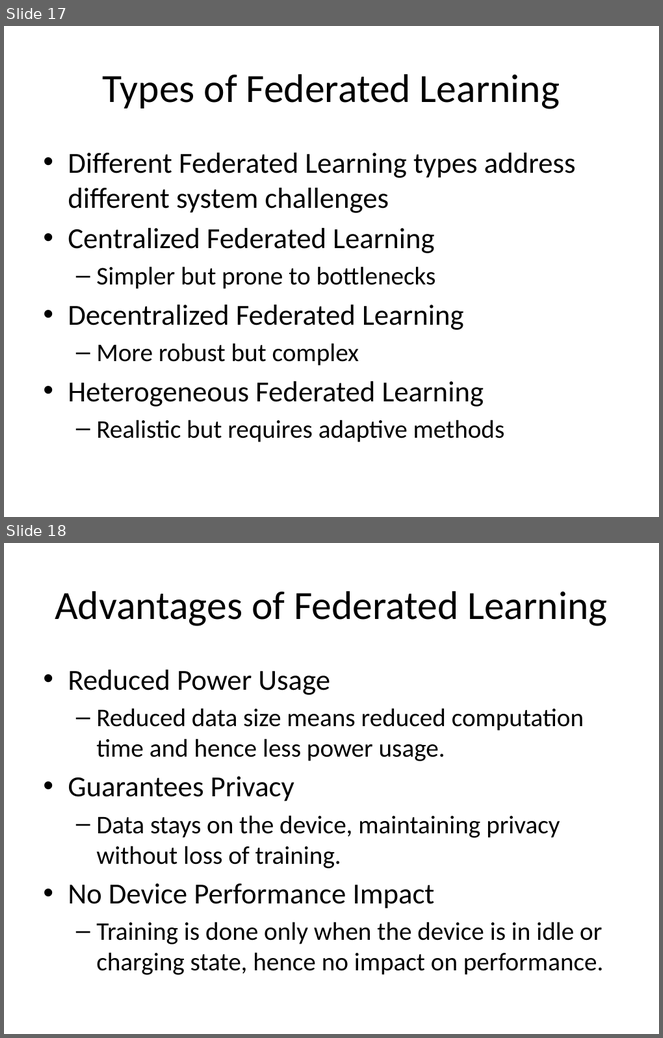
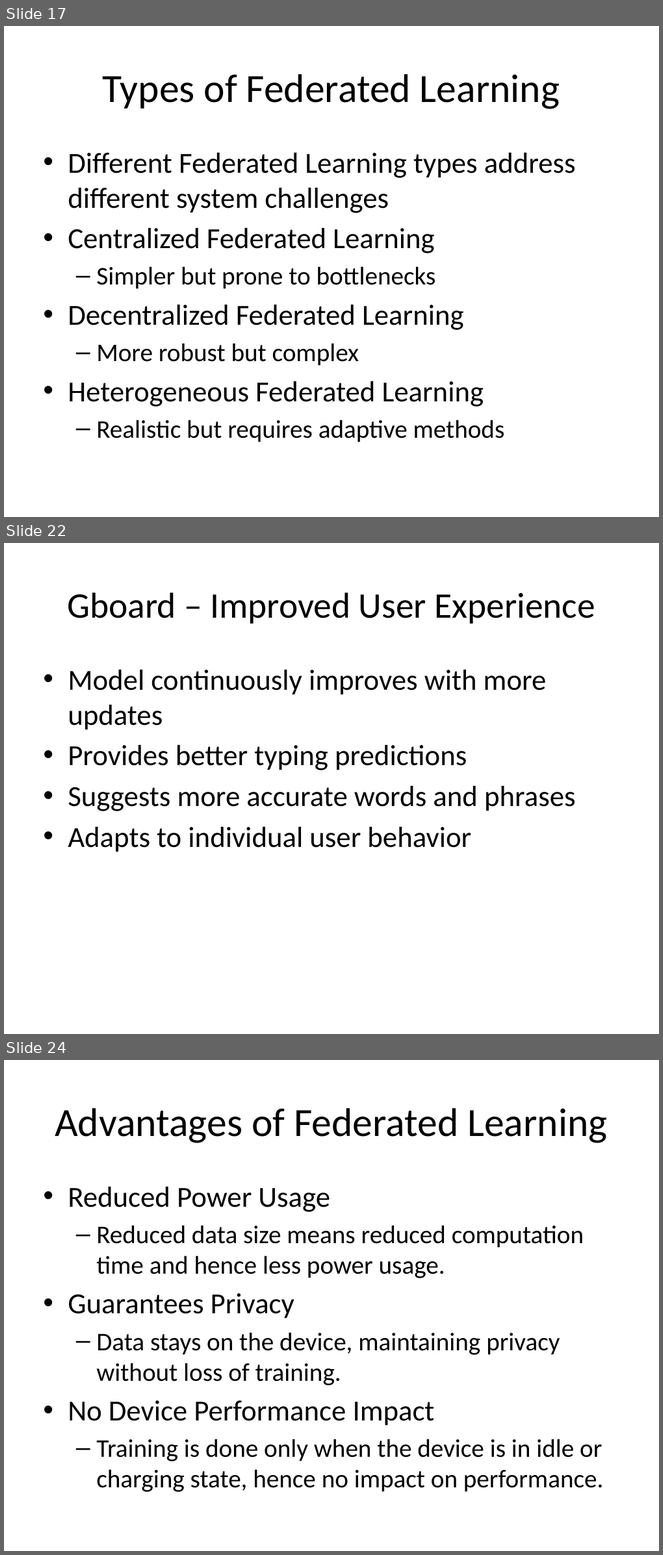
Before and after one commit to look4pritam/FederatedLearning, a slide deck: Presentations/FederatedLearning.pptx. Shown one above the other, each under a label of ours: slides 17 and 18 before the commit, slides 17, 22 and 24 after it; the slides between them are not shown. The pictures are 663x1038 and 663x1555 pixels, drawn with LibreOffice and Linux fonts; fonts in the diff are those of the drawing. Boxes give left, top, right and bottom in pixels: in the first picture for what was removed or moved away, otherwise in the second. Text is boxed around its words. In the diff, an @@ line names an element or a change of style, - is before the commit and + after.

```diff
--- a/Presentations/FederatedLearning.pptx
+++ b/Presentations/FederatedLearning.pptx
@@ slide 22 added at [4,543,659,1034], background #FFFFFF @@
@@ title added at [67,592,595,624], 39.6 pt, text #000000 @@
+Gboard – Improved User Experience
@@ text added at [68,670,576,852], 32 pt, text #000000 @@
+• Model continuously improves with more updates
+• Provides better typing predictions
+• Suggests more accurate words and phrases
+• Adapts to individual user behavior
@@ what was slide 18 is now slide 24 @@
```
Also in this commit, not shown: 1 slide changed, 5 other slides added.
